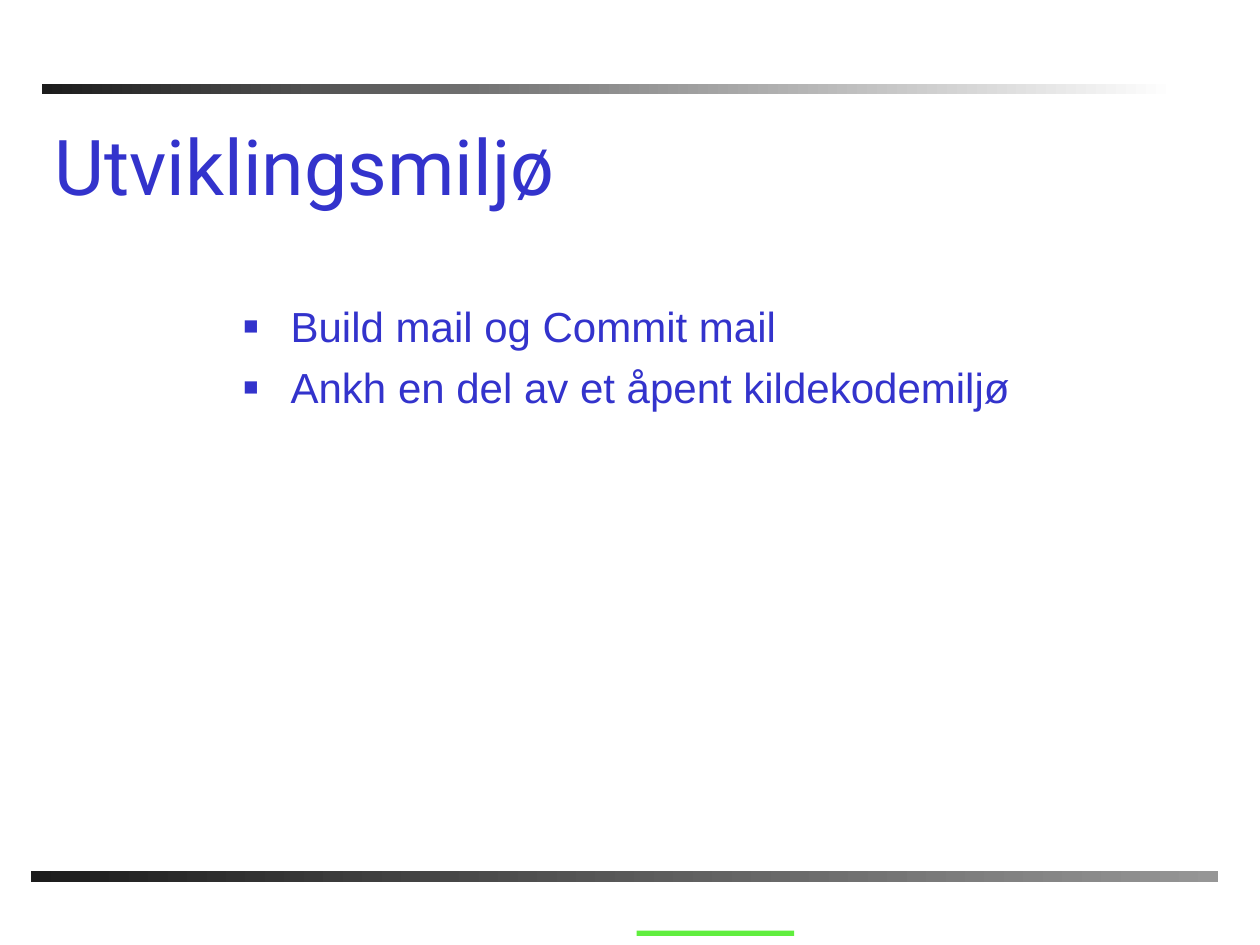
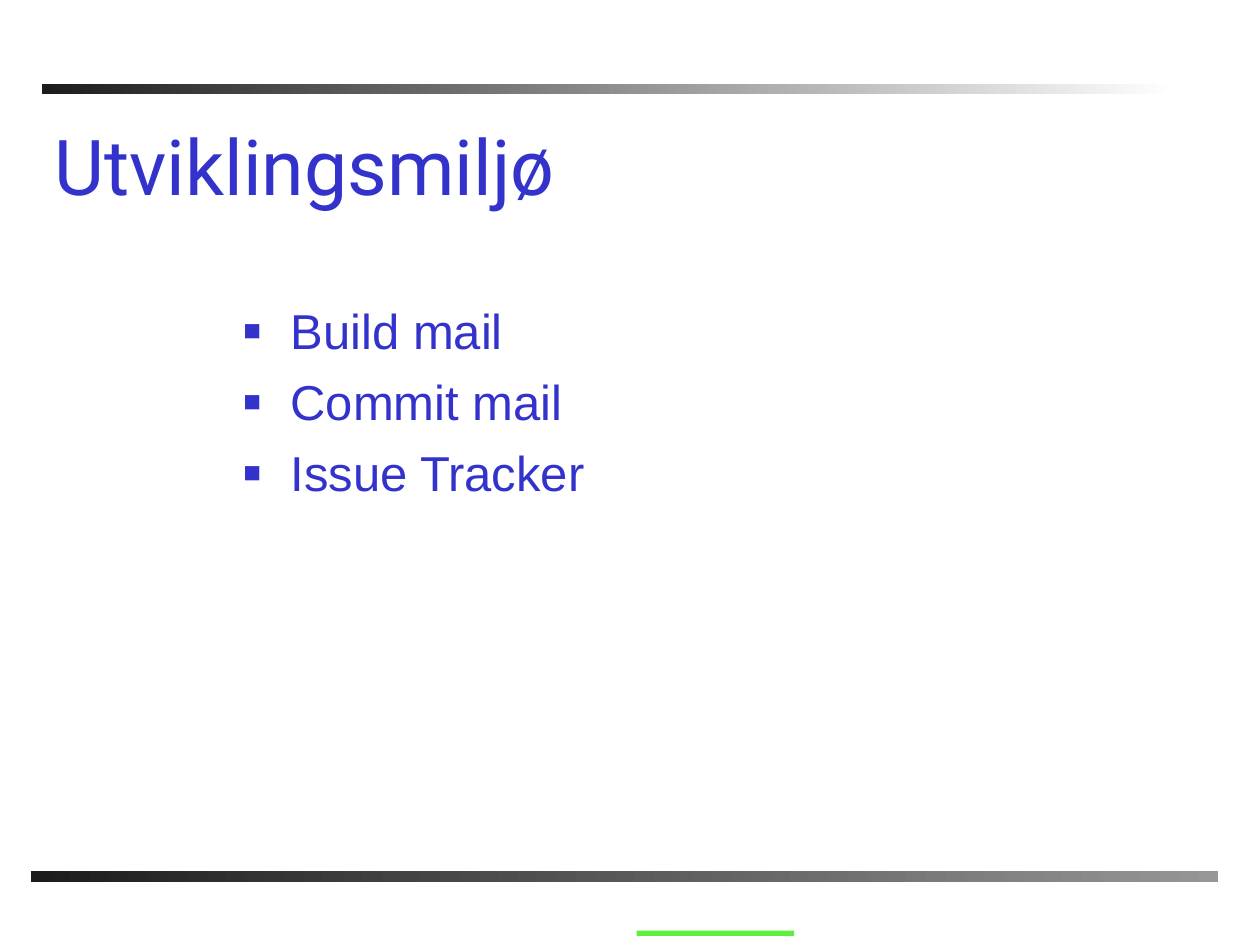
Before and after one commit to PhilJollans/AnkhSVN2019, a slide deck: slide 13 of doc/powerpoint/Subversion_addin_for_VS.NET.ppt. Drawn at 1260x945 pixels with LibreOffice and Linux fonts; fonts in the diff are those of the drawing; background and template pictures are left out. Boxes give left, top, right and bottom in pixels: in the first picture for what was removed or moved away, otherwise in the second. Text is boxed around its words. In the diff, an @@ line names an element or a change of style, - is before the commit and + after.

```diff
--- a/doc/powerpoint/Subversion_addin_for_VS.NET.ppt
+++ b/doc/powerpoint/Subversion_addin_for_VS.NET.ppt
@@ text at box(291, 313, 584, 492): text changed; size 24 to 28 pt @@
-■ Build mail og Commit mail
-■ Ankh en del av et åpent kildekodemiljø
+■ Build mail
+■ Commit mail
+■ Issue Tracker
```
Also in this commit, not shown: 9 other slides changed, 2 slides added, 1 slide removed.
